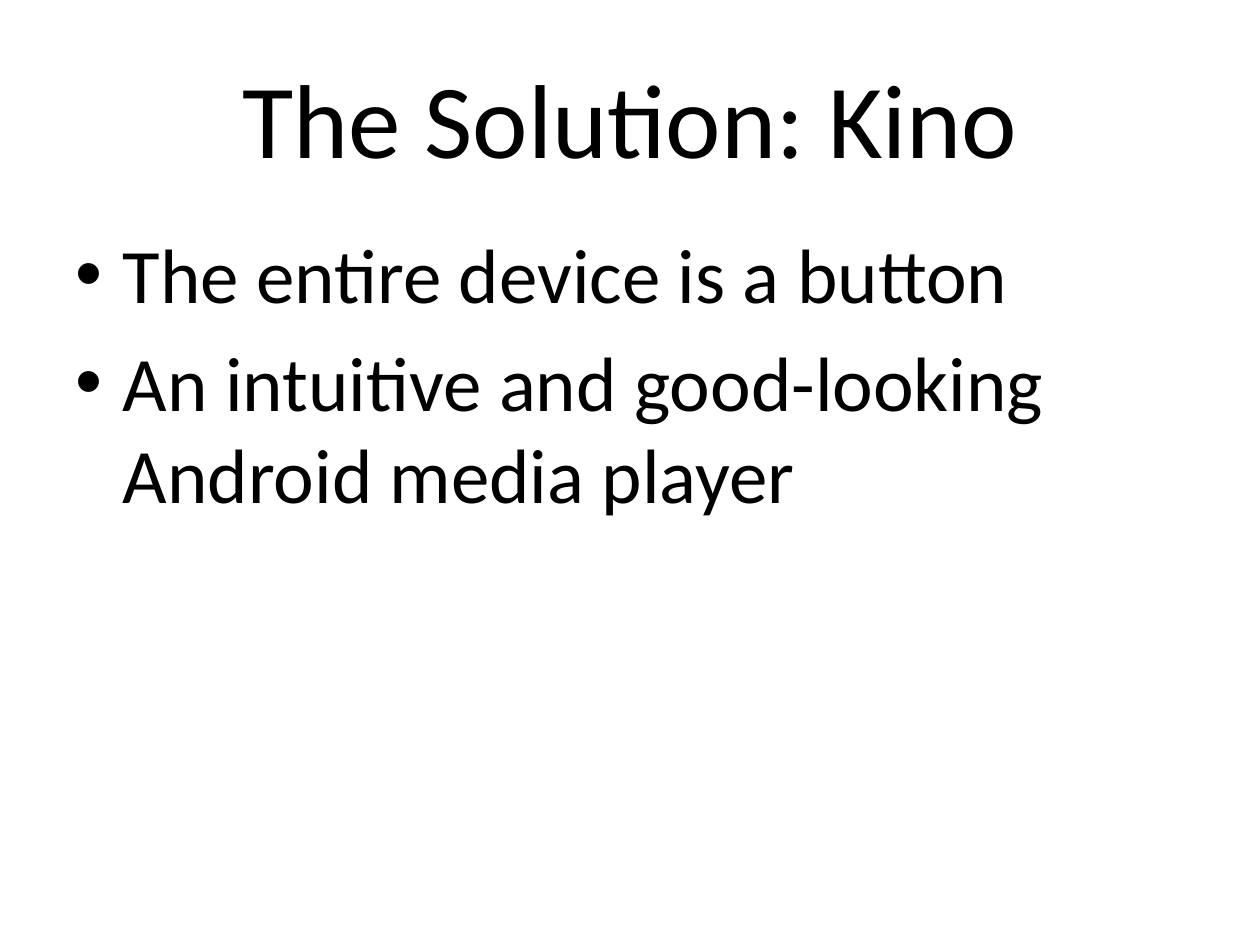
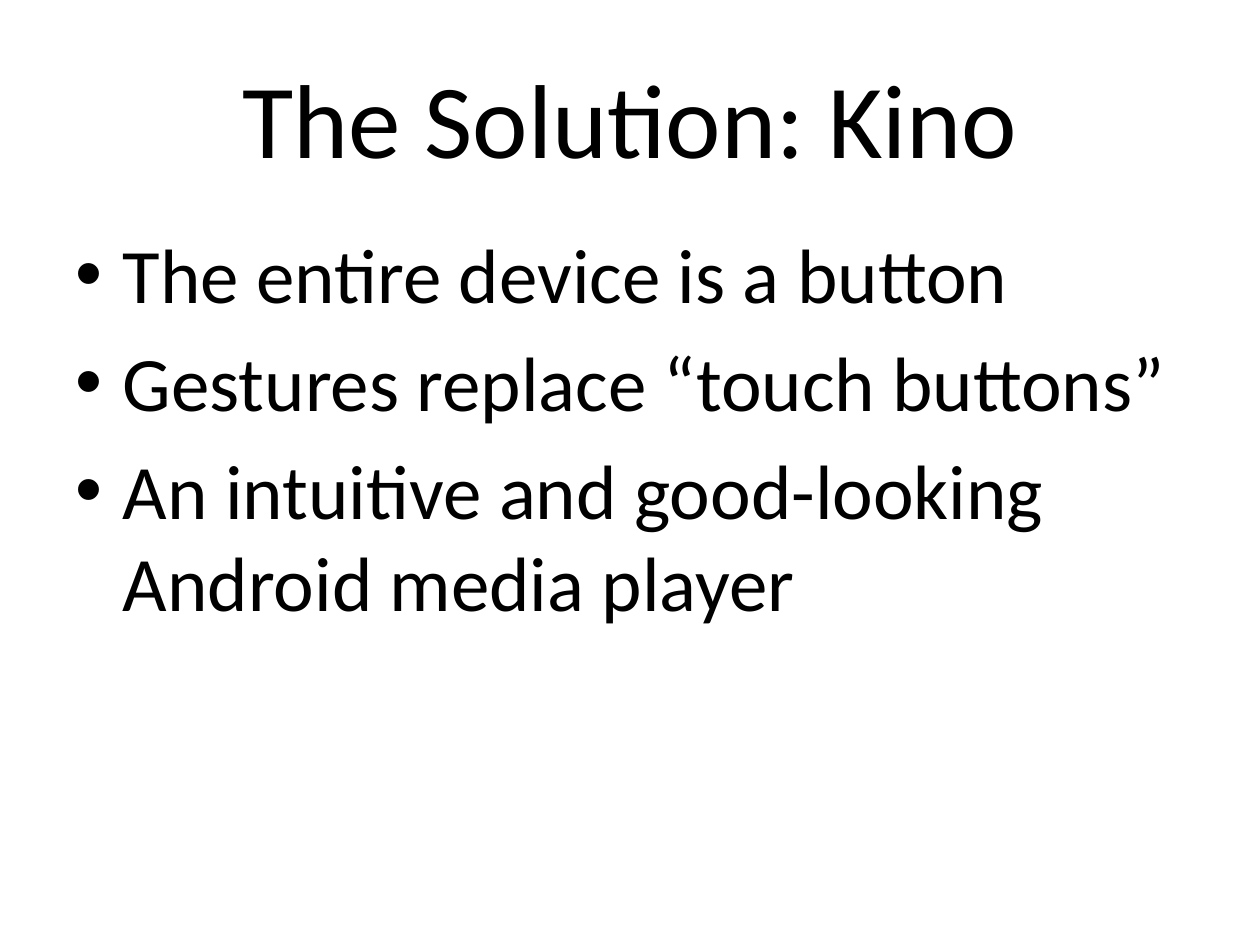
Before and after one commit to OpherV/kinoplayer, a slide deck: slide 4 of Docs/Presentation/Kino.pptx. Drawn at 1260x945 pixels with LibreOffice and Linux fonts; fonts in the diff are those of the drawing. Boxes give left, top, right and bottom in pixels: in the first picture for what was removed or moved away, otherwise in the second. Text is boxed around its words. In the diff, an @@ line names an element or a change of style, - is before the commit and + after.

```diff
--- a/Docs/Presentation/Kino.pptx
+++ b/Docs/Presentation/Kino.pptx
@@ text at [123, 355, 1164, 424]: paragraph added @@
+• Gestures replace “touch buttons”
```
Also in this commit, not shown: 3 other slides changed.
